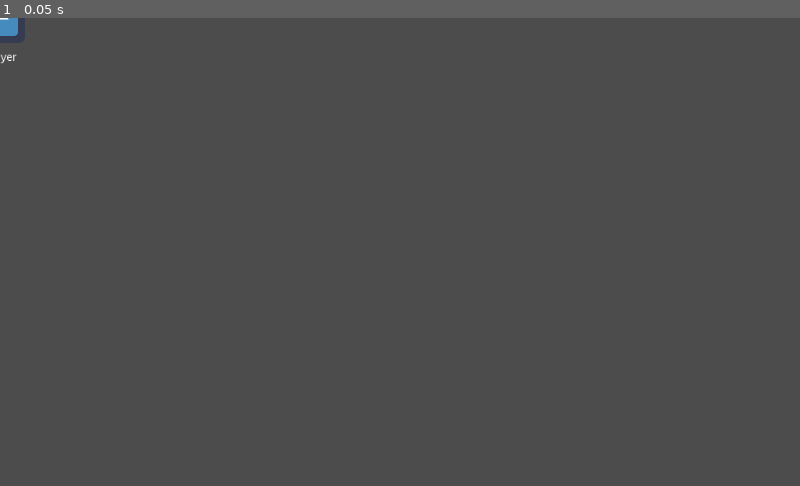
Above: before the commit, frame 1.
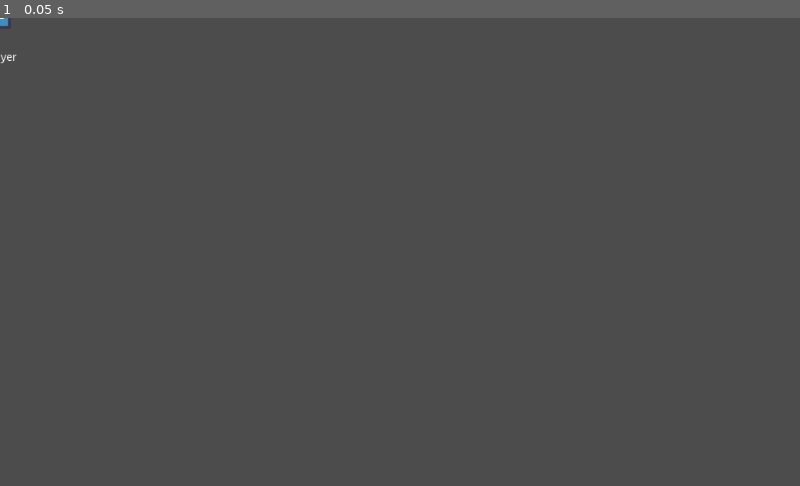
Above: after the commit, the same moment.

Repository: hakanrw/fireware
Game: Godot game, scene res://player/player.tscn
The game is run twice, just before and just after one commit, with the same random seed, the same clock (stepped at 60 frames per second) and the same inputs. This scene is started directly instead of the project's main scene. The engine's default icon, where the game draws it, is replaced by a stand-in: a white triangle on a blue panel in a dark square.
Inputs:
- Up to frame 1 (0.05 s): no input

The runs differ from the first frame. In frame 1, less than 0.1% of the frame differs, in the area x 0-3%, y 0-4%.

Commit message:
add change weapon functionality

Diff:
--- a/network/network_controller.gd
+++ b/network/network_controller.gd
@@ -178,6 +178,13 @@
 	get_tree().network_peer.disconnect_peer(id)
 	pass
 
+
+remote func alert(message: String):
+	if 1 == multiplayer.get_rpc_sender_id():
+		print("trying to alert")
+		Utils.get_hud_node().show_disappearing_alert(message)
+
+
 remote func show_kick_message(message: String):
 	if 1 == multiplayer.get_rpc_sender_id():
 		close_connection()
--- a/network/round_controller.gd
+++ b/network/round_controller.gd
@@ -174,6 +174,7 @@
 		if winner != 2: leaderboard[winner] += 1
 		print("team " + str(winner) + " won the round")
 		emit_signal("round_ended", winner)
+		Utils.get_chat_controller().insert_message("team " + str(winner) + " won the round")
 
 remotesync func update_timer(max_time, remaining_time):
 	if 1 == multiplayer.get_rpc_sender_id() or multiplayer.get_network_unique_id() == multiplayer.get_rpc_sender_id():
--- a/network/shop_controller.gd
+++ b/network/shop_controller.gd
@@ -14,16 +14,16 @@
 
 var shop = [
 	# rifle
-	Item.new(0 , "7.62 guerilla", 205, Utils.WeaponType.PRIMARY),
+	## Item.new(0 , "7.62 guerilla", 205, Utils.WeaponType.PRIMARY),
 	Item.new(1 , "cv47", 270, Utils.WeaponType.PRIMARY),
-	Item.new(2 , "maverick m4a1", 3100, Utils.WeaponType.PRIMARY),
+	## Item.new(2 , "maverick m4a1", 3100, Utils.WeaponType.PRIMARY),
 	# sidearm
-	Item.new(5 , "7/24 sidearm", 200, Utils.WeaponType.SECONDARY),
-	Item.new(6 , "wrestler", 500, Utils.WeaponType.SECONDARY),
+	Item.new(5 , "7/24 sidearm", 400, Utils.WeaponType.SECONDARY),
+	## Item.new(6 , "wrestler", 500, Utils.WeaponType.SECONDARY),
 	# smg
-	Item.new(10, "fastgun", 1050, Utils.WeaponType.PRIMARY),
+	## Item.new(10, "fastgun", 1050, Utils.WeaponType.PRIMARY),
 	# heavy
-	Item.new(15, "sawn off", 1100, Utils.WeaponType.PRIMARY),
+	##Item.new(15, "sawn off", 1100, Utils.WeaponType.PRIMARY),
 	Item.new(16, ".51 blaster", 1700, Utils.WeaponType.PRIMARY),
 	# misc
 	Item.new(20, "kevlar vest", 650, Utils.WeaponType.WEAR),
@@ -51,7 +51,9 @@
 master func buy_weapon(weapon_id: int):
 	var player = NetworkController.get_player_with_id(multiplayer.get_rpc_sender_id())
 	var item = Utils.get_shop_controller().get_weapon_with_id(weapon_id)
-	if item.price > player.money: return
+	if item.price > player.money:
+		NetworkController.rpc_id(multiplayer.get_rpc_sender_id(), "alert", "not enough money")
+		return
 
 	player.get_node("NetworkedPlayer").rpc("equip_weapon", weapon_id, true)
 	player.get_node("NetworkedPlayer").rpc_id(1, "set_money", player.money - item.price)
--- a/player/local_player.gd
+++ b/player/local_player.gd
@@ -19,6 +19,9 @@
 	if _is_interactable():
 		var mouse_pos = get_global_mouse_position()
 		full_look_at(mouse_pos)
+
+		if Input.is_action_just_released("ui_page_up") or Input.is_action_just_released("ui_page_down"):
+			_select_next_weapon(Input.is_action_just_pressed("ui_page_down"))
 
 	if Input.is_action_just_pressed("ui_shop"):
 		if _current_hud_menu() == "shop":
@@ -77,3 +80,21 @@
 
 func _is_interactable():
 	return not _is_on_menu() and health > 0
+
+func _select_next_weapon(reverse: bool = false):
+	var item = Utils.get_shop_controller().get_weapon_with_id(current_weapon)
+	if item == null and current_weapon != 30: return
+
+	var idx = item.type if item else 2
+	# 0 = primary 1 = secondary 2 = knife
+
+	while true:
+		if reverse:
+			idx -= 1
+		else:
+			idx += 1
+		idx = idx % 3
+
+		if idx == 2 or weapons[idx] != -1: break
+
+	network_player.rpc_id(1, "equip_weapon", weapons[idx] if idx != 2 else 30)
--- a/player/network_player.gd
+++ b/player/network_player.gd
@@ -66,10 +66,10 @@
 remotesync func throw_weapon(weapon_id: int, safe = false, reset_currwp = true):
 	if 1 == multiplayer.get_rpc_sender_id() and safe:
 		var item = Utils.get_shop_controller().get_weapon_with_id(weapon_id)
-		player.weapons[item.type] = -1
 		if reset_currwp: player.current_weapon = -1
 
 		if NetworkController.is_server():
+			player.weapons[item.type] = -1
 			var wp = Utils.get_entity_controller().server_create_entity("weapon", weapon_id)
 			wp.global_position = player.global_position
 			wp.global_rotation = player.hand.global_rotation
@@ -92,15 +92,15 @@
 			equipped = player.weapons[Utils.WeaponType.SECONDARY]
 
 		rpc("throw_weapon", weapon_id, true)
-		rpc("equip_weapon", equipped)
+		rpc("equip_weapon", equipped, true, true)
 
 
-remotesync func equip_weapon(weapon_id: int, safe = false):
+remotesync func equip_weapon(weapon_id: int, safe = false, equip_current = false):
 	var item = Utils.get_shop_controller().get_weapon_with_id(weapon_id)
 	if item == null and weapon_id != -1 and weapon_id != 30: return
 
 	if 1 == multiplayer.get_rpc_sender_id() and safe:
-		if NetworkController.is_server() and item and player.weapons[item.type] != -1:
+		if NetworkController.is_server() and item and player.weapons[item.type] != -1 and not equip_current:
 			rpc("throw_weapon", player.weapons[item.type], true, false)
 		# check if ^ precedes v on client
 		if item: player.weapons[item.type] = weapon_id
@@ -118,7 +118,7 @@
 			grant = true
 		if grant == false: return
 
-		rpc("equip_weapon", weapon_id, true)
+		rpc("equip_weapon", weapon_id, true, true)
 
 
 func reset_player():
--- a/player/player.gd
+++ b/player/player.gd
@@ -5,6 +5,7 @@
 
 onready var head = $Head
 onready var hand = $Head/Hand
+onready var sprite: Sprite = $Head/Sprite
 
 var current_weapon = -1 setget set_weapon
 var weapons = {
@@ -27,16 +28,22 @@
 	team = _team
 	if _team == Utils.Team.SPECTATOR:
 		set_health(0)
+	set_weapon(current_weapon)
 
 func set_weapon(weapon: int):
-	for n in hand.get_children():
-		n.queue_free()
+#	for n in hand.get_children():
+#		n.queue_free()
 	current_weapon = weapon
 
-	if weapon == -1: return
+	if weapon == -1:
+		var texture = load("res://icon.png")
+		sprite.texture = texture
+		return
+	# optimize this
+	# hand.add_child(load_weapon_instance(weapon))
 
-	# optimize this
-	hand.add_child(load_weapon_instance(weapon))
+	var texture = load("res://player/tds/" + ("insurgent" if team == Utils.Team.INSURGENT else "security") + "_" + str(weapon) + ".png")
+	sprite.texture = texture
 
 func set_health(hp: int):
 	hp = max(hp, 0)
--- a/player/player.tscn
+++ b/player/player.tscn
@@ -15,6 +15,7 @@
 [node name="Head" type="Node2D" parent="."]
 
 [node name="Sprite" type="Sprite" parent="Head"]
+scale = Vector2( 0.45, 0.45 )
 texture = ExtResource( 2 )
 
 [node name="Hand" type="Node2D" parent="Head"]
--- a/project.godot
+++ b/project.godot
@@ -58,6 +58,18 @@
 , Object(InputEventKey,"resource_local_to_scene":false,"resource_name":"","device":0,"alt":false,"shift":false,"control":false,"meta":false,"command":false,"pressed":false,"scancode":83,"physical_scancode":0,"unicode":0,"echo":false,"script":null)
  ]
 }
+ui_page_up={
+"deadzone": 0.5,
+"events": [ Object(InputEventKey,"resource_local_to_scene":false,"resource_name":"","device":0,"alt":false,"shift":false,"control":false,"meta":false,"command":false,"pressed":false,"scancode":16777235,"physical_scancode":0,"unicode":0,"echo":false,"script":null)
+, Object(InputEventMouseButton,"resource_local_to_scene":false,"resource_name":"","device":0,"alt":false,"shift":false,"control":false,"meta":false,"command":false,"button_mask":0,"position":Vector2( 0, 0 ),"global_position":Vector2( 0, 0 ),"factor":1.0,"button_index":4,"pressed":false,"doubleclick":false,"script":null)
+ ]
+}
+ui_page_down={
+"deadzone": 0.5,
+"events": [ Object(InputEventKey,"resource_local_to_scene":false,"resource_name":"","device":0,"alt":false,"shift":false,"control":false,"meta":false,"command":false,"pressed":false,"scancode":16777236,"physical_scancode":0,"unicode":0,"echo":false,"script":null)
+, Object(InputEventMouseButton,"resource_local_to_scene":false,"resource_name":"","device":0,"alt":false,"shift":false,"control":false,"meta":false,"command":false,"button_mask":0,"position":Vector2( 0, 0 ),"global_position":Vector2( 0, 0 ),"factor":1.0,"button_index":5,"pressed":false,"doubleclick":false,"script":null)
+ ]
+}
 ui_shop={
 "deadzone": 0.5,
 "events": [ Object(InputEventKey,"resource_local_to_scene":false,"resource_name":"","device":0,"alt":false,"shift":false,"control":false,"meta":false,"command":false,"pressed":false,"scancode":66,"physical_scancode":0,"unicode":0,"echo":false,"script":null)
--- a/ui/hud/hud.gd
+++ b/ui/hud/hud.gd
@@ -53,3 +53,16 @@
 func alert(message: String):
 	show_page("alert")
 	hmd.get_node("Alert/CenterContainer/Label").text = message
+
+func show_disappearing_alert(message: String):
+	clear_page()
+	var alert_node = pages["alert"].instance()
+	alert_node.modulate.a = 0.75
+	hmd.add_child(alert_node)
+	hmd.get_node("Alert/CenterContainer/Label").text = message
+
+	yield(get_tree().create_timer(2), "timeout")
+	var tween = get_tree().create_tween()
+	tween.tween_property(alert_node, "modulate:a", 0, 0.5)
+	tween.tween_callback(alert_node, "queue_free")
+	tween.bind_node(alert_node)
--- a/ui/hud/shop.gd
+++ b/ui/hud/shop.gd
@@ -30,7 +30,6 @@
 
 func try_buy(weapon_id: int):
 	var item = Utils.get_shop_controller().get_weapon_with_id(weapon_id)
-	if item.price > NetworkController.get_self_player().money: return
 
 	print("try buy " + str(weapon_id))
 	Utils.get_shop_controller().rpc_id(1, "buy_weapon", weapon_id)
--- a/ui/hud/team_select.tscn
+++ b/ui/hud/team_select.tscn
@@ -10,9 +10,6 @@
 [node name="TeamSelect" type="Panel"]
 rect_min_size = Vector2( 750, 400 )
 script = ExtResource( 2 )
-__meta__ = {
-"_edit_use_anchors_": false
-}
 
 [node name="MarginContainer" type="MarginContainer" parent="."]
 anchor_right = 1.0
--- /dev/null
+++ b/weapons/1.tscn
@@ -0,0 +1,10 @@
+[gd_scene load_steps=2 format=2]
+
+[ext_resource path="res://icon.png" type="Texture" id=1]
+
+[node name="Node2D" type="Node2D"]
+
+[node name="Sprite" type="Sprite" parent="."]
+position = Vector2( 20.3563, 0 )
+scale = Vector2( 1.636, 0.18 )
+texture = ExtResource( 1 )
Binary file added: player/tds/insurgent_1.png
Not shown, added: player/tds/insurgent_1.png.import
Binary file added: player/tds/insurgent_16.png
Not shown, added: player/tds/insurgent_16.png.import
Binary file added: player/tds/insurgent_30.png
Not shown, added: player/tds/insurgent_30.png.import
Binary file added: player/tds/insurgent_5.png
Not shown, added: player/tds/insurgent_5.png.import
Binary file added: player/tds/security_1.png
Not shown, added: player/tds/security_1.png.import
Binary file added: player/tds/security_16.png
Not shown, added: player/tds/security_16.png.import
(and 4 more such lines)
